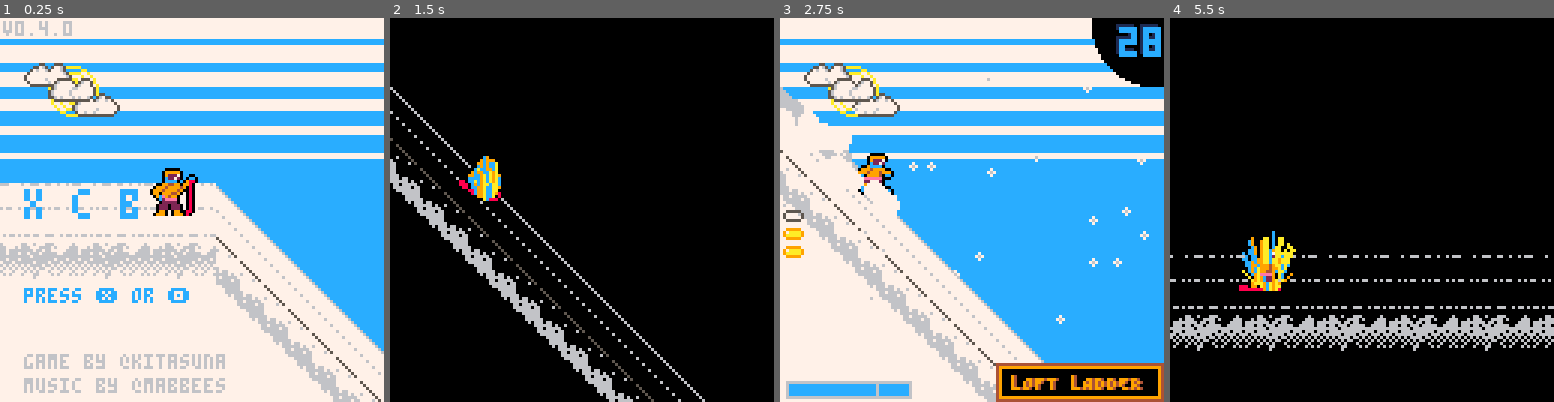
Above: before the commit, frames 1-4 (left to right).
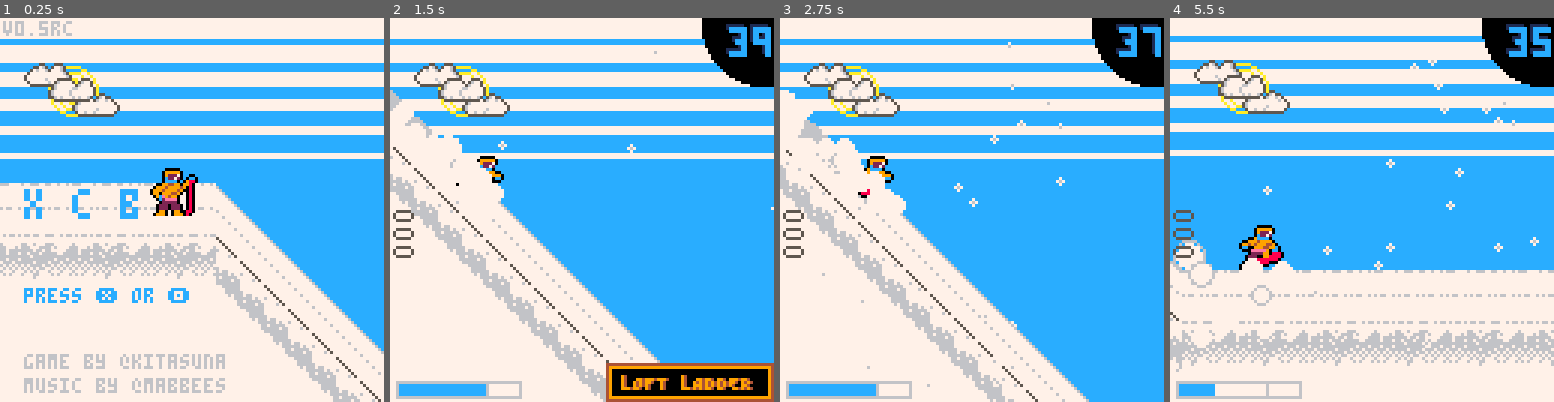
Above: after the commit, the same moments.

Repository: radicalslice/xcb
Game: PICO-8 cartridge main.p8
Same seed, same stepped clock (60 frames per second), same inputs: the game is played once before the commit and once after it.
Inputs:
- Up to frame 1 (0.25 s): no input
- Up to frame 2 (1.5 s): tap X (X key) at 0.33, 1.07 s; tap O (Z key) at 0.7 s
- Up to frame 3 (2.75 s): hold Right 1.6-2.1 s; tap O (Z key) at 1.7, 2.1, 2.5 s; tap X (X key) at 1.85 s; hold Up 2.15-2.42 s; hold Right from 2.47 s (still down)
- Up to frame 4 (5.5 s): tap O (Z key) every 0.4 s from 2.9 to 5.3 s; tap X (X key) at 2.97, 4.08, 5.2 s; release Right at 3.03 s; hold Left 3.08-3.58 s; hold Down 3.63-3.97 s; hold Right 4.02-4.68 s; hold Up 4.73-5.03 s; hold Left from 5.08 s (still down)

The runs differ from the first frame. In frame 1, 0.1% of the frame differs, in the area x 10-19%, y 0-5%; in frame 2, 94%; in frame 3, 12%; in frame 4, 96%, in the area x 0-100%, y 0-100%.

Commit message:
Alter victory screen Clean up music timing

Diff:
--- a/_game.lua
+++ b/_game.lua
@@ -10,6 +10,7 @@
 _last_y_drawn = 0
 _camera_freeze = false
 _game_state = "main"
+_last_music_idx = -1
 Y_BASE = 80
 
 
@@ -19,6 +20,7 @@
   pinflash = true,
   pinparticles = true,
   sakurai = true,
+  music = true,
 }
 
 
@@ -81,20 +83,21 @@
    y_ground, angle = range.f(board_pos_x)
  else
    cls()
-   -- force player to stop boosting
    if _level_index == _level_count then
-     __update = _update_victory
-     __draw = _draw_victory
-   else
-     _timers.boost:f()
+     music(-1, 200)
+     music(14, 100)
+     _timers.input_freeze:init(8,_now)
+    else
      _timers.input_freeze:init(0.5,_now)
-     player.ddx = _PLAYER_DDX
-     -- prevent the gameover time from triggering if the player has already init'd it
-     _timers.pregameover.ttl = 0
-     _up_charge,_down_charge = 0,0
-     __update = _update_interlevel
-     __draw = _draw_interlevel
    end
+   _timers.boost:f()
+   star_mode_off()
+   player.ddx = _PLAYER_DDX
+   -- prevent the gameover time from triggering if the player has already init'd it
+   _timers.pregameover.ttl = 0
+   _up_charge,_down_charge = 0,0
+   __update = _update_interlevel
+   __draw = _draw_interlevel
    return
  end
 
@@ -113,7 +116,7 @@
   end)
 
   foreach(_FX.trails, function(t)
-    if t[1].x < player.x - 64 then
+    if t[1].x < player.x - 32 then
       del(_FX.trails, t)
     end
   end)
@@ -291,7 +294,6 @@
 
   palt()
 
-
   -- draw any obstacles
   foreach(_obsman.obstacles, function(obs)
     obs:draw()
@@ -355,6 +357,7 @@
   if _debug.msgs then
     -- draw_ctrls(12, 108, 9)
     -- player debug stuff
+    -- print("lmi: ".._last_music_idx, 64, 64, 9)
     -- print("X: "..flr(player.x), 56, 100, 9)
     -- print("cpu: "..stat(1), 56, 100, 9)
     -- print("plr: "..flr(player.x)..","..flr(player.y)..","..player.plane, 56, 94, 9)
--- a/_init.lua
+++ b/_init.lua
@@ -6,6 +6,12 @@
 -- used when first starting the game, and when restarting after game over or victory state
 -- NOT used during interlevel changes
 function anytime_init()
+    _now = time()
+    _last_ts = _now
+
+    init_timers()
+    _timers.input_freeze:init(0.2, _last_ts)
+    _timers.snow:init(0.05, _last_ts)
 
     player:reset()
 
@@ -36,21 +42,18 @@
     _q.add_subs("timeover", {player.handle_timeover})
     _q.add_subs("playerstop", {_timermgr.handle_playerstop})
     _q.add_subs("pregameover_expr", {_gamemgr.handle_pregameover_expr})
+
+    __update = _update_title
+    __draw = _draw_title
+
+    if _debug.music then
+      music(17)
+    end
 end
 
 function _init()
   printh("--init")
-
-  _now = time()
-  _last_ts = _now
-
-  init_timers()
-  _timers.input_freeze:init(0.1, _last_ts)
-  _timers.snow:init(0.05, _last_ts)
-
   anytime_init()
-  __update = _update_title
-  __draw = _draw_title
 end
 
 function gen_flat_tile(x, y)
--- a/_interlevel.lua
+++ b/_interlevel.lua
@@ -17,7 +17,13 @@
     down_arrow_x += rnd(2) - 1
   end
 
-  if _level_config.branches != nil then
+  if _level_index == _level_count and _timers.interlevel.ttl == 0 then
+    dshad("victory!", 70, 64)
+    if _timers.input_freeze.ttl == 0 then
+      dshad("press "..BUTTON_X.." or "..BUTTON_O, 58, 80)
+      dshad(" to restart", 62, 88)
+    end
+  elseif _level_config.branches != nil then
     spr(114,up_arrow_x,72 - (_up_charge * 4))
     spr(114,down_arrow_x,81 + (_down_charge * 4),1,1,false,true)
     dshad(_level_configs[_level_config.branches[1]].name, 65, 68)
@@ -65,16 +71,20 @@
     _timers.snow:update()
   end
 
-  if btn(2) then
-    _up_charge += dt
-  elseif _up_charge > 0 then
-    _up_charge = max(0, _up_charge - (dt * 3))
-  end
+  if _level_index != _level_count then
+    if btn(2) then
+      _up_charge += dt
+    elseif _up_charge > 0 then
+      _up_charge = max(0, _up_charge - (dt * 3))
+    end
 
-  if btn(3) then
-    _down_charge += dt
-  elseif _down_charge > 0 then
-    _down_charge = max(0, _down_charge - (dt * 3))
+    if btn(3) then
+      _down_charge += dt
+    elseif _down_charge > 0 then
+      _down_charge = max(0, _down_charge - (dt * 3))
+    end
+  elseif _timers.input_freeze.ttl == 0 and (btnp(4) or btnp(5)) then
+      anytime_init()
   end
 
   _timers.interlevel:update()
--- a/_title.lua
+++ b/_title.lua
@@ -42,7 +42,7 @@
   print("press "..BUTTON_X.." or "..BUTTON_O, 8, 90, 12)
   -- palt()
 
-  print("v0.4.0", 1, 1, 6)
+  print("v0.5rc", 1, 1, 6)
   print("game by @kitasuna", 8, 112, 6)
   print("music by @mabbees", 8, 120, 6)
 
@@ -71,5 +71,10 @@
     anytime_init()
     _timers.interlevel:init(0.2, _now)
     _init_wipe(0.4)
+    if _debug.music then
+      music(-1,100)
+      music(0,300)
+    end
+    star_mode_off()
   end
 end
--- a/_victory.lua
+++ b/_victory.lua
@@ -6,9 +6,6 @@
 
 function _update_victory()
   if btnp(4) or btnp(5) then
-    __update = _update_title
-    __draw = _draw_title
-    _level_index = 0
-    _timers.input_freeze:init(0.2, _last_ts)
+    anytime_init()
   end
 end
--- a/level.lua
+++ b/level.lua
@@ -8,7 +8,7 @@
 _elevations = {}
 
 -- how much time to add to the remaining time at each interlevel
-_checkpoints = {30,55,45,45,45,20}
+_checkpoints = {40,35,45,35,35,25}
 
 _level_configs = {
   {
@@ -116,7 +116,7 @@
     end,
   },
   {
-    name = "wULF dEN",
+    name = "sCOOPSYLVANIA",
     -- mountain tile x, mountain tile y, mountain pos y, tree pos y, flat map x
     tiles = { 13,3,28,40,21,24,27,7},
     tree_tileheight = 2,
--- a/player.lua
+++ b/player.lua
@@ -28,7 +28,7 @@
     p.board_cycler = new_cycler(0.05, {9,10,12})
     p.speedpin_cycler = new_cycler(0.05, {9,10,12})
     p.boosting = false
-    p.juice = 3
+    p.juice = 0
     p.style = 0
     p.airtimer = 0
     p.pose = false
@@ -92,6 +92,13 @@
   end,
   update = function(p, dt, y_ground, ground_angle, block_input)
 
+    -- sound hack, disable sparkle sound
+    -- after we reach the next part of the song
+    if stat(49) == 43 and stat(54) != _last_music_idx then
+      _last_music_idx = -1
+      sfx(-1, 3)
+      printh("stopped the sfx!")
+    end
     p.frame_timer += dt
     if p.frame_timer >= 2 then
       p.frame_timer = 0
@@ -148,15 +155,13 @@
       not block_input and
       not p.boosting and
       p.juice >= 1 then
-      if _debug.sakurai then
-        _timers.sakurai:init(0.5,time())
-        make_lines()
-        __update = _update_stop
-        __draw = _draw_stop
-      else
-        _timers.sakurai:init(0.01,time())
-      end
-
+      sfx(43, 3)
+      star_mode_on()
+      _last_music_idx = stat(54)
+      _timers.sakurai:init(0.5,time())
+      make_lines()
+      __update = _update_stop
+      __draw = _draw_stop
     end
 
     if btnp(3) and p.plane == 0 then
@@ -338,6 +343,11 @@
 player.handle_expr_boost = function()
   player.dx_max = _PLAYER_DX_MAX
   player.boosting = false
+  -- in case they biff it while the powerup sfx is still playing
+  if stat(49) == 43 then
+    sfx(-1, 3)
+  end
+  star_mode_off()
 end
 
 player.handle_obs_coll = function()
--- a/timer.lua
+++ b/timer.lua
@@ -142,6 +142,7 @@
 
 _timermgr = {
   handle_playerstop = function()
+    music(-1, 1000)
     _timers.pregameover:init(2,time())
   end
 }
